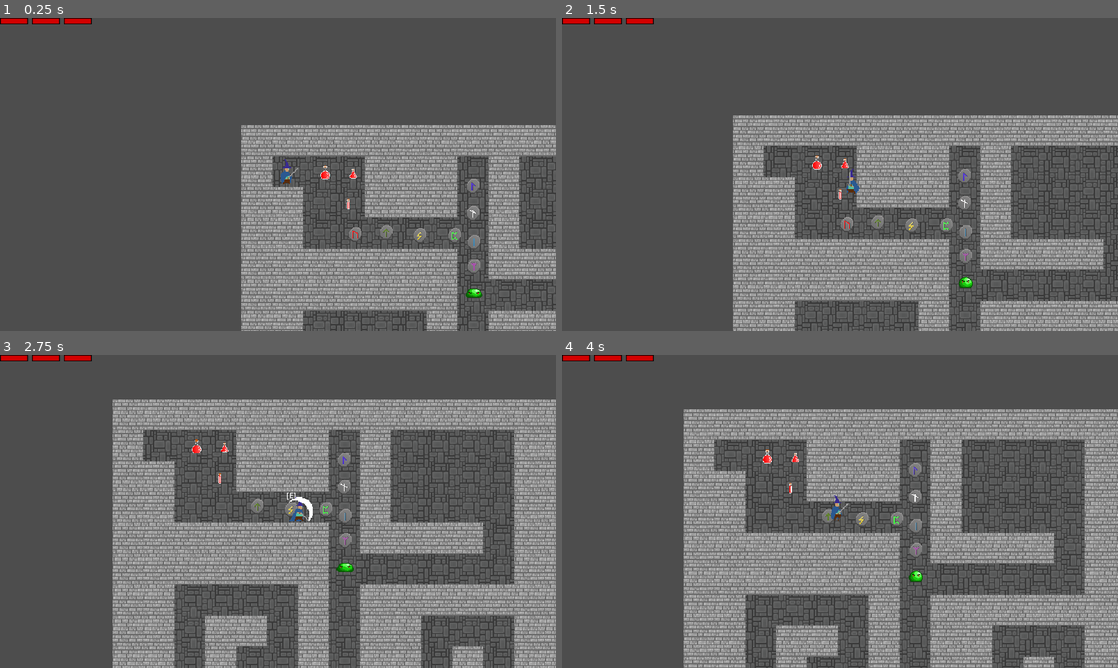
Above: before the commit, frames 1-4 (two rows, left to right).
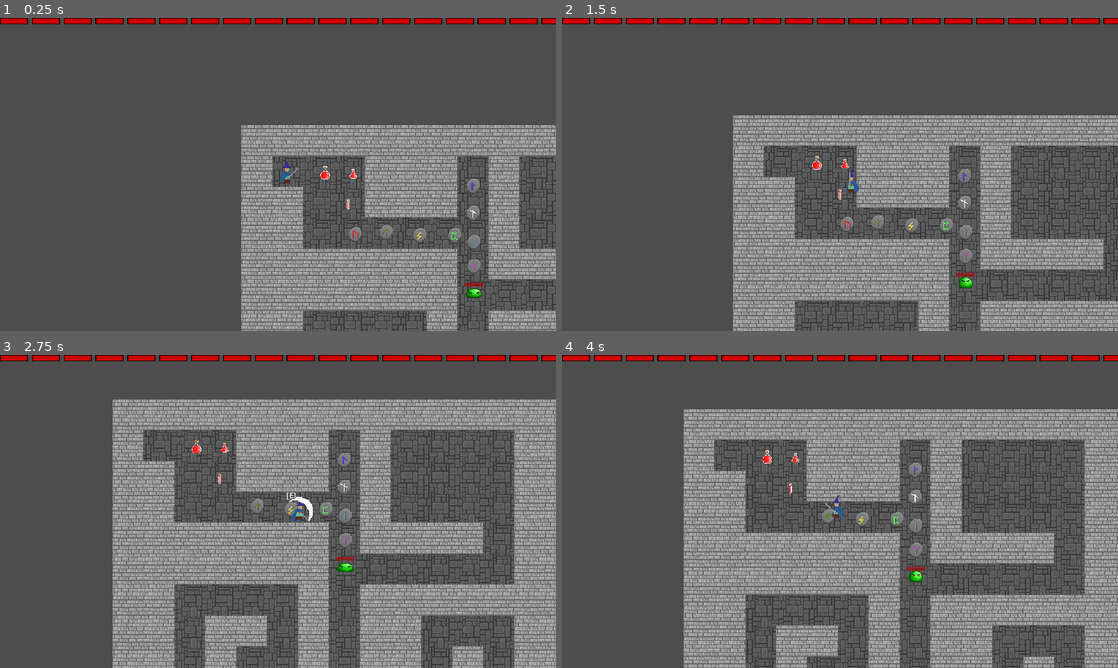
Above: after the commit, the same moments.

Repository: JCudak/ConquerDarkness
Game: Godot game, scene res://assets/scenes/main.tscn
Same seed, same stepped clock (60 frames per second), same inputs: the game is played once before the commit and once after it.
Inputs (mouse positions are in pixels of both pictures, inside the frame that each line leads up to):
- Up to frame 1 (0.25 s): no input
- Up to frame 2 (1.5 s): tap Enter at 0.5 s; move the mouse to (962, 158) at 0.52 s; hold D (right) 0.53-1.28 s; click (962, 158) at 0.6 s; move the mouse to (728, 190) at 1.27 s; hold S (down) from 1.28 s (still down); click (728, 190) at 1.35 s
- Up to frame 3 (2.75 s): move the mouse to (333, 442) at 2.02 s; release S (down) at 2.03 s; hold D (right) from 2.03 s (still down); hold E (pickup_item) from 2.03 s (still down); click (333, 442) at 2.3 s
- Up to frame 4 (4 s): move the mouse to (812, 574) at 2.77 s; release D (right) at 2.78 s; release E (pickup_item) at 2.78 s; hold W (up) 2.78-3.53 s; right-click (812, 574) at 2.85 s; click (812, 574) at 3.05 s; move the mouse to (1006, 558) at 3.52 s; hold A (left) from 3.53 s (still down); click (1006, 558) at 3.6 s

The runs differ from the first frame. In frame 1, 1.5% of the frame differs, in the area x 17-100%, y 0-86%; in frame 2, 1.5%; in frame 3, 1.5%; in frame 4, 1.6%, in the area x 17-100%, y 0-69%.

Commit message:
[17] Slime properly recieving damage
HealthBar is not updating properly on screen (code working)

Diff:
--- a/assets/scenes/enemies/slime.tscn
+++ b/assets/scenes/enemies/slime.tscn
@@ -14,7 +14,7 @@
 radius = 33.7731
 
 [sub_resource type="CapsuleShape2D" id="CapsuleShape2D_wl7y5"]
-radius = 6.25
+radius = 7.5
 height = 22.5
 
 [sub_resource type="Animation" id="Animation_n20ch"]
@@ -34,7 +34,7 @@
 tracks/1/type = "value"
 tracks/1/imported = false
 tracks/1/enabled = true
-tracks/1/path = NodePath("hitBox/CollisionShape2D:position")
+tracks/1/path = NodePath("hitBox/hitBoxCollisionShape2D:position")
 tracks/1/interp = 1
 tracks/1/loop_wrap = true
 tracks/1/keys = {
@@ -46,7 +46,7 @@
 tracks/2/type = "value"
 tracks/2/imported = false
 tracks/2/enabled = true
-tracks/2/path = NodePath("hitBox/CollisionShape2D:scale")
+tracks/2/path = NodePath("hitBox/hitBoxCollisionShape2D:scale")
 tracks/2/interp = 1
 tracks/2/loop_wrap = true
 tracks/2/keys = {
@@ -58,7 +58,7 @@
 tracks/3/type = "value"
 tracks/3/imported = false
 tracks/3/enabled = true
-tracks/3/path = NodePath("hitBox/CollisionShape2D:rotation")
+tracks/3/path = NodePath("hitBox/hitBoxCollisionShape2D:rotation")
 tracks/3/interp = 1
 tracks/3/loop_wrap = true
 tracks/3/keys = {
@@ -110,6 +110,42 @@
 tracks/7/interp = 1
 tracks/7/loop_wrap = true
 tracks/7/keys = {
+"times": PackedFloat32Array(0),
+"transitions": PackedFloat32Array(1),
+"update": 0,
+"values": [Vector2(1, 1)]
+}
+tracks/8/type = "value"
+tracks/8/imported = false
+tracks/8/enabled = true
+tracks/8/path = NodePath("hurtBox/hurtBoxCollisionShape2D:position")
+tracks/8/interp = 1
+tracks/8/loop_wrap = true
+tracks/8/keys = {
+"times": PackedFloat32Array(0),
+"transitions": PackedFloat32Array(1),
+"update": 0,
+"values": [Vector2(2.4869e-14, -6.25)]
+}
+tracks/9/type = "value"
+tracks/9/imported = false
+tracks/9/enabled = true
+tracks/9/path = NodePath("hurtBox/hurtBoxCollisionShape2D:rotation")
+tracks/9/interp = 1
+tracks/9/loop_wrap = true
+tracks/9/keys = {
+"times": PackedFloat32Array(0),
+"transitions": PackedFloat32Array(1),
+"update": 0,
+"values": [1.5708]
+}
+tracks/10/type = "value"
+tracks/10/imported = false
+tracks/10/enabled = true
+tracks/10/path = NodePath("hurtBox/hurtBoxCollisionShape2D:scale")
+tracks/10/interp = 1
+tracks/10/loop_wrap = true
+tracks/10/keys = {
 "times": PackedFloat32Array(0),
 "transitions": PackedFloat32Array(1),
 "update": 0,
@@ -135,7 +171,7 @@
 tracks/1/type = "value"
 tracks/1/imported = false
 tracks/1/enabled = true
-tracks/1/path = NodePath("hitBox/CollisionShape2D:position")
+tracks/1/path = NodePath("hitBox/hitBoxCollisionShape2D:position")
 tracks/1/interp = 1
 tracks/1/loop_wrap = true
 tracks/1/keys = {
@@ -147,7 +183,7 @@
 tracks/2/type = "value"
 tracks/2/imported = false
 tracks/2/enabled = true
-tracks/2/path = NodePath("hitBox/CollisionShape2D:scale")
+tracks/2/path = NodePath("hitBox/hitBoxCollisionShape2D:scale")
 tracks/2/interp = 1
 tracks/2/loop_wrap = true
 tracks/2/keys = {
@@ -179,6 +215,42 @@
 "transitions": PackedFloat32Array(1, 1, 1, 1),
 "update": 1,
 "values": [Vector2(2.38419e-07, -6.25), Vector2(-1.25, -5), Vector2(-1.25, -5), Vector2(-1.25, -5)]
+}
+tracks/5/type = "value"
+tracks/5/imported = false
+tracks/5/enabled = true
+tracks/5/path = NodePath("hurtBox/hurtBoxCollisionShape2D:position")
+tracks/5/interp = 1
+tracks/5/loop_wrap = true
+tracks/5/keys = {
+"times": PackedFloat32Array(0, 0.2, 0.4, 0.6, 0.8),
+"transitions": PackedFloat32Array(1, 1, 1, 1, 1),
+"update": 1,
+"values": [Vector2(2.4869e-14, -6.25), Vector2(-1.25, -6.25), Vector2(-1.25, -5), Vector2(-1.25, -5), Vector2(-1.25, -5)]
+}
+tracks/6/type = "value"
+tracks/6/imported = false
+tracks/6/enabled = true
+tracks/6/path = NodePath("hurtBox/hurtBoxCollisionShape2D:rotation")
+tracks/6/interp = 1
+tracks/6/loop_wrap = true
+tracks/6/keys = {
+"times": PackedFloat32Array(0, 0.2, 0.4, 0.6, 0.8),
+"transitions": PackedFloat32Array(1, 1, 1, 1, 1),
+"update": 1,
+"values": [1.5708, 1.5708, 1.5708, 1.5708, 1.5708]
+}
+tracks/7/type = "value"
+tracks/7/imported = false
+tracks/7/enabled = true
+tracks/7/path = NodePath("hurtBox/hurtBoxCollisionShape2D:scale")
+tracks/7/interp = 1
+tracks/7/loop_wrap = true
+tracks/7/keys = {
+"times": PackedFloat32Array(0, 0.2, 0.4, 0.6, 0.8),
+"transitions": PackedFloat32Array(1, 1, 1, 1, 1),
+"update": 1,
+"values": [Vector2(1, 1), Vector2(0.9, 1.3), Vector2(0.8, 1.5), Vector2(0.8, 1.5), Vector2(0.8, 1.5)]
 }
 
 [sub_resource type="Animation" id="Animation_3xsty"]
@@ -201,7 +273,7 @@
 tracks/1/type = "value"
 tracks/1/imported = false
 tracks/1/enabled = true
-tracks/1/path = NodePath("hitBox/CollisionShape2D:position")
+tracks/1/path = NodePath("hitBox/hitBoxCollisionShape2D:position")
 tracks/1/interp = 1
 tracks/1/loop_wrap = true
 tracks/1/keys = {
@@ -213,7 +285,7 @@
 tracks/2/type = "value"
 tracks/2/imported = false
 tracks/2/enabled = true
-tracks/2/path = NodePath("hitBox/CollisionShape2D:scale")
+tracks/2/path = NodePath("hitBox/hitBoxCollisionShape2D:scale")
 tracks/2/interp = 1
 tracks/2/loop_wrap = true
 tracks/2/keys = {
@@ -245,6 +317,42 @@
 "transitions": PackedFloat32Array(1, 1, 1, 1),
 "update": 1,
 "values": [Vector2(1, 1.3), Vector2(1, 1.3), Vector2(1.2, 1), Vector2(1.3, 1)]
+}
+tracks/5/type = "value"
+tracks/5/imported = false
+tracks/5/enabled = true
+tracks/5/path = NodePath("hurtBox/hurtBoxCollisionShape2D:scale")
+tracks/5/interp = 1
+tracks/5/loop_wrap = true
+tracks/5/keys = {
+"times": PackedFloat32Array(0, 0.2, 0.4, 0.6),
+"transitions": PackedFloat32Array(1, 1, 1, 1),
+"update": 1,
+"values": [Vector2(0.9, 1.5), Vector2(0.9, 1.5), Vector2(0.9, 1.2), Vector2(0.9, 1.1)]
+}
+tracks/6/type = "value"
+tracks/6/imported = false
+tracks/6/enabled = true
+tracks/6/path = NodePath("hurtBox/hurtBoxCollisionShape2D:rotation")
+tracks/6/interp = 1
+tracks/6/loop_wrap = true
+tracks/6/keys = {
+"times": PackedFloat32Array(0, 0.2, 0.4, 0.6),
+"transitions": PackedFloat32Array(1, 1, 1, 1),
+"update": 1,
+"values": [1.5708, 1.5708, 1.5708, 1.5708]
+}
+tracks/7/type = "value"
+tracks/7/imported = false
+tracks/7/enabled = true
+tracks/7/path = NodePath("hurtBox/hurtBoxCollisionShape2D:position")
+tracks/7/interp = 1
+tracks/7/loop_wrap = true
+tracks/7/keys = {
+"times": PackedFloat32Array(0, 0.2, 0.4, 0.6),
+"transitions": PackedFloat32Array(1, 1, 1, 1),
+"update": 1,
+"values": [Vector2(2.4869e-14, -6.25), Vector2(2.4869e-14, -6.25), Vector2(1.25, -6.25), Vector2(0.625, -6.25)]
 }
 
 [sub_resource type="Animation" id="Animation_hwd66"]
@@ -267,7 +375,7 @@
 tracks/1/type = "value"
 tracks/1/imported = false
 tracks/1/enabled = true
-tracks/1/path = NodePath("hitBox/CollisionShape2D:position")
+tracks/1/path = NodePath("hitBox/hitBoxCollisionShape2D:position")
 tracks/1/interp = 1
 tracks/1/loop_wrap = true
 tracks/1/keys = {
@@ -279,7 +387,7 @@
 tracks/2/type = "value"
 tracks/2/imported = false
 tracks/2/enabled = true
-tracks/2/path = NodePath("hitBox/CollisionShape2D:scale")
+tracks/2/path = NodePath("hitBox/hitBoxCollisionShape2D:scale")
 tracks/2/interp = 1
 tracks/2/loop_wrap = true
 tracks/2/keys = {
@@ -311,6 +419,42 @@
 "transitions": PackedFloat32Array(1, 1, 1, 1),
 "update": 1,
 "values": [Vector2(1, 1), Vector2(0.9, 1), Vector2(1, 1), Vector2(1.2, 0.9)]
+}
+tracks/5/type = "value"
+tracks/5/imported = false
+tracks/5/enabled = true
+tracks/5/path = NodePath("hurtBox/hurtBoxCollisionShape2D:position")
+tracks/5/interp = 1
+tracks/5/loop_wrap = true
+tracks/5/keys = {
+"times": PackedFloat32Array(0, 0.2, 0.4, 0.6),
+"transitions": PackedFloat32Array(1, 1, 1, 1),
+"update": 1,
+"values": [Vector2(2.4869e-14, -6.25), Vector2(2.4869e-14, -6.25), Vector2(2.4869e-14, -6.25), Vector2(-1.06581e-14, -7.5)]
+}
+tracks/6/type = "value"
+tracks/6/imported = false
+tracks/6/enabled = true
+tracks/6/path = NodePath("hurtBox/hurtBoxCollisionShape2D:rotation")
+tracks/6/interp = 1
+tracks/6/loop_wrap = true
+tracks/6/keys = {
+"times": PackedFloat32Array(0, 0.2, 0.4, 0.6),
+"transitions": PackedFloat32Array(1, 1, 1, 1),
+"update": 1,
+"values": [1.5708, 1.5708, 1.5708, 1.5708]
+}
+tracks/7/type = "value"
+tracks/7/imported = false
+tracks/7/enabled = true
+tracks/7/path = NodePath("hurtBox/hurtBoxCollisionShape2D:scale")
+tracks/7/interp = 1
+tracks/7/loop_wrap = true
+tracks/7/keys = {
+"times": PackedFloat32Array(0, 0.2, 0.4, 0.6),
+"transitions": PackedFloat32Array(1, 1, 1, 1),
+"update": 1,
+"values": [Vector2(1, 1), Vector2(1, 1), Vector2(1, 1), Vector2(1.1, 0.9)]
 }
 
 [sub_resource type="Animation" id="Animation_g2edu"]
@@ -333,7 +477,7 @@
 tracks/1/type = "value"
 tracks/1/imported = false
 tracks/1/enabled = true
-tracks/1/path = NodePath("hitBox/CollisionShape2D:scale")
+tracks/1/path = NodePath("hitBox/hitBoxCollisionShape2D:scale")
 tracks/1/interp = 1
 tracks/1/loop_wrap = true
 tracks/1/keys = {
@@ -345,7 +489,7 @@
 tracks/2/type = "value"
 tracks/2/imported = false
 tracks/2/enabled = true
-tracks/2/path = NodePath("hitBox/CollisionShape2D:position")
+tracks/2/path = NodePath("hitBox/hitBoxCollisionShape2D:position")
 tracks/2/interp = 1
 tracks/2/loop_wrap = true
 tracks/2/keys = {
@@ -357,7 +501,7 @@
 tracks/3/type = "value"
 tracks/3/imported = false
 tracks/3/enabled = true
-tracks/3/path = NodePath("hitBox/CollisionShape2D:rotation")
+tracks/3/path = NodePath("hitBox/hitBoxCollisionShape2D:rotation")
 tracks/3/interp = 1
 tracks/3/loop_wrap = true
 tracks/3/keys = {
@@ -414,6 +558,42 @@
 "update": 1,
 "values": [1.5708, 1.5708, 1.5708, 1.5708, 1.5708, 1.5708, 1.5708, 1.5708, 1.5708]
 }
+tracks/8/type = "value"
+tracks/8/imported = false
+tracks/8/enabled = true
+tracks/8/path = NodePath("hurtBox/hurtBoxCollisionShape2D:position")
+tracks/8/interp = 1
+tracks/8/loop_wrap = true
+tracks/8/keys = {
+"times": PackedFloat32Array(0, 0.2, 0.4, 0.6, 0.8, 1, 1.2, 1.4, 1.6),
+"transitions": PackedFloat32Array(1, 1, 1, 1, 1, 1, 1, 1, 1),
+"update": 1,
+"values": [Vector2(-1.25, -6.25), Vector2(0, -12.5), Vector2(-1.06581e-14, -16.25), Vector2(3.55271e-15, -18.75), Vector2(3.55271e-15, -18.75), Vector2(7.9714e-14, -16.25), Vector2(-7.79377e-14, -12.5), Vector2(1.25, -6.25), Vector2(0, -5)]
+}
+tracks/9/type = "value"
+tracks/9/imported = false
+tracks/9/enabled = true
+tracks/9/path = NodePath("hurtBox/hurtBoxCollisionShape2D:rotation")
+tracks/9/interp = 1
+tracks/9/loop_wrap = true
+tracks/9/keys = {
+"times": PackedFloat32Array(0, 0.2, 0.4, 0.6, 0.8, 1, 1.2, 1.4, 1.6),
+"transitions": PackedFloat32Array(1, 1, 1, 1, 1, 1, 1, 1, 1),
+"update": 1,
+"values": [1.5708, 1.5708, 1.5708, 1.5708, 1.5708, 1.5708, 1.5708, 1.5708, 1.5708]
+}
+tracks/10/type = "value"
+tracks/10/imported = false
+tracks/10/enabled = true
+tracks/10/path = NodePath("hurtBox/hurtBoxCollisionShape2D:scale")
+tracks/10/interp = 1
+tracks/10/loop_wrap = true
+tracks/10/keys = {
+"times": PackedFloat32Array(0, 0.2, 0.4, 0.6, 0.8, 1, 1.2, 1.4, 1.6),
+"transitions": PackedFloat32Array(1, 1, 1, 1, 1, 1, 1, 1, 1),
+"update": 1,
+"values": [Vector2(1, 1.1), Vector2(1.5, 0.7), Vector2(1.5, 0.7), Vector2(1.2, 0.8), Vector2(1.2, 0.8), Vector2(1.2, 0.8), Vector2(1.5, 0.8), Vector2(1.2, 1.1), Vector2(0.8, 1.5)]
+}
 
 [sub_resource type="AnimationLibrary" id="AnimationLibrary_xdyk4"]
 _data = {
@@ -442,6 +622,7 @@
 frame = 1
 
 [node name="CollisionShape2D" type="CollisionShape2D" parent="."]
+visible = false
 position = Vector2(0, -6.25)
 rotation = 1.5708
 shape = SubResource("CapsuleShape2D_3x0fo")
@@ -466,18 +647,39 @@
 debug_color = Color(0.949357, 0.164145, 0.39779, 0.42)
 
 [node name="hitBox" type="Area2D" parent="."]
-
-[node name="CollisionShape2D" type="CollisionShape2D" parent="hitBox"]
+visible = false
+
+[node name="hitBoxCollisionShape2D" type="CollisionShape2D" parent="hitBox"]
 position = Vector2(-1.69407e-21, -6.25)
 rotation = 1.5708
 shape = SubResource("CapsuleShape2D_wl7y5")
 
+[node name="hurtBox" type="Area2D" parent="."]
+
+[node name="hurtBoxCollisionShape2D" type="CollisionShape2D" parent="hurtBox"]
+position = Vector2(2.4869e-14, -6.25)
+rotation = 1.5708
+shape = SubResource("CapsuleShape2D_wl7y5")
+
 [node name="AnimationPlayer" type="AnimationPlayer" parent="."]
 libraries = {
 "": SubResource("AnimationLibrary_xdyk4")
 }
+
+[node name="HealthBar" type="ProgressBar" parent="."]
+modulate = Color(1, 0, 0, 1)
+offset_left = 12.5
+offset_top = -20.0
+offset_right = 17.5
+offset_bottom = 5.0
+rotation = 1.5708
+max_value = 3.0
+value = 3.0
+fill_mode = 1
+show_percentage = false
 
 [connection signal="body_entered" from="DetectionArea" to="." method="_on_detection_area_body_entered"]
 [connection signal="body_exited" from="DetectionArea" to="." method="_on_detection_area_body_exited"]
 [connection signal="body_entered" from="AttackArea" to="." method="_on_attack_area_body_entered"]
 [connection signal="body_exited" from="AttackArea" to="." method="_on_attack_area_body_exited"]
+[connection signal="area_entered" from="hurtBox" to="." method="_on_hurt_box_area_entered"]
--- a/assets/scenes/player/player.tscn
+++ b/assets/scenes/player/player.tscn
@@ -132,7 +132,7 @@
 tracks/6/type = "value"
 tracks/6/imported = false
 tracks/6/enabled = true
-tracks/6/path = NodePath("Sprites/Sword/Area2D/SwordDamageArea:position")
+tracks/6/path = NodePath("Sprites/Sword/SwordDamageArea/SwordDamageCollisionShape2D:position")
 tracks/6/interp = 1
 tracks/6/loop_wrap = true
 tracks/6/keys = {
@@ -144,7 +144,7 @@
 tracks/7/type = "value"
 tracks/7/imported = false
 tracks/7/enabled = true
-tracks/7/path = NodePath("Sprites/Sword/Area2D/SwordDamageArea:rotation")
+tracks/7/path = NodePath("Sprites/Sword/SwordDamageArea/SwordDamageCollisionShape2D:rotation")
 tracks/7/interp = 1
 tracks/7/loop_wrap = true
 tracks/7/keys = {
@@ -156,7 +156,7 @@
 tracks/8/type = "value"
 tracks/8/imported = false
 tracks/8/enabled = true
-tracks/8/path = NodePath("Sprites/Sword/Area2D/SwordDamageArea:scale")
+tracks/8/path = NodePath("Sprites/Sword/SwordDamageArea/SwordDamageCollisionShape2D:scale")
 tracks/8/interp = 1
 tracks/8/loop_wrap = true
 tracks/8/keys = {
@@ -197,7 +197,7 @@
 tracks/2/type = "value"
 tracks/2/imported = false
 tracks/2/enabled = true
-tracks/2/path = NodePath("Sprites/Sword/Area2D/SwordDamageArea:position")
+tracks/2/path = NodePath("Sprites/Sword/SwordDamageArea/SwordDamageCollisionShape2D:position")
 tracks/2/interp = 1
 tracks/2/loop_wrap = true
 tracks/2/keys = {
@@ -209,7 +209,7 @@
 tracks/3/type = "value"
 tracks/3/imported = false
 tracks/3/enabled = true
-tracks/3/path = NodePath("Sprites/Sword/Area2D/SwordDamageArea:rotation")
+tracks/3/path = NodePath("Sprites/Sword/SwordDamageArea/SwordDamageCollisionShape2D:rotation")
 tracks/3/interp = 1
 tracks/3/loop_wrap = true
 tracks/3/keys = {
@@ -221,7 +221,7 @@
 tracks/4/type = "value"
 tracks/4/imported = false
 tracks/4/enabled = true
-tracks/4/path = NodePath("Sprites/Sword/Area2D/SwordDamageArea:scale")
+tracks/4/path = NodePath("Sprites/Sword/SwordDamageArea/SwordDamageCollisionShape2D:scale")
 tracks/4/interp = 1
 tracks/4/loop_wrap = true
 tracks/4/keys = {
@@ -262,7 +262,7 @@
 tracks/2/type = "value"
 tracks/2/imported = false
 tracks/2/enabled = true
-tracks/2/path = NodePath("Sprites/Sword/Area2D/SwordDamageArea:position")
+tracks/2/path = NodePath("Sprites/Sword/SwordDamageArea/SwordDamageCollisionShape2D:position")
 tracks/2/interp = 1
 tracks/2/loop_wrap = true
 tracks/2/keys = {
@@ -274,7 +274,7 @@
 tracks/3/type = "value"
 tracks/3/imported = false
 tracks/3/enabled = true
-tracks/3/path = NodePath("Sprites/Sword/Area2D/SwordDamageArea:rotation")
+tracks/3/path = NodePath("Sprites/Sword/SwordDamageArea/SwordDamageCollisionShape2D:rotation")
 tracks/3/interp = 1
 tracks/3/loop_wrap = true
 tracks/3/keys = {
@@ -286,7 +286,7 @@
 tracks/4/type = "value"
 tracks/4/imported = false
 tracks/4/enabled = true
-tracks/4/path = NodePath("Sprites/Sword/Area2D/SwordDamageArea:scale")
+tracks/4/path = NodePath("Sprites/Sword/SwordDamageArea/SwordDamageCollisionShape2D:scale")
 tracks/4/interp = 1
 tracks/4/loop_wrap = true
 tracks/4/keys = {
@@ -624,6 +624,7 @@
 platform_floor_layers = 4294967293
 script = ExtResource("1_uv8wg")
 inventory = ExtResource("2_nqow7")
+maxHealth = 100
 
 [node name="Sprites" type="Node2D" parent="."]
 
@@ -645,9 +646,9 @@
 hframes = 10
 vframes = 6
 
-[node name="Area2D" type="Area2D" parent="Sprites/Sword"]
-
-[node name="SwordDamageArea" type="CollisionShape2D" parent="Sprites/Sword/Area2D"]
+[node name="SwordDamageArea" type="Area2D" parent="Sprites/Sword"]
+
+[node name="SwordDamageCollisionShape2D" type="CollisionShape2D" parent="Sprites/Sword/SwordDamageArea"]
 position = Vector2(8.13113, 1.86886)
 rotation = -0.785398
 shape = SubResource("RectangleShape2D_fqhds")
--- a/scripts/player.gd
+++ b/scripts/player.gd
@@ -51,8 +51,12 @@
 	else:
 		velocity.y = move_toward(velocity.y, 0, SPEED_REDUCTION)
 
-	sprite_2d.flip_h = velocity.x < 0
-	sword.flip_h = velocity.x < 0
+	if velocity.x < 0:
+		sprites.scale.x = -abs(sprites.scale.x)
+	elif velocity.x > 0:
+		sprites.scale.x = abs(sprites.scale.x)
+	else:
+		pass
 
 	if is_attacking:
 		return
@@ -81,7 +85,7 @@
 		get_tree().change_scene_to_file("res://assets/scenes/game_over.tscn")
 
 func _on_hurt_box_area_entered(area):
-	if area.name == "hitBox":
+	if area.name == "hitBox": # Add more names when new enemies
 		is_hurt = true
 
 		currentHealth -= 1
@@ -94,7 +98,7 @@
 		await hurtTimer.timeout
 		effects.play("RESET")
 
-		is_hurt = true
+		is_hurt = false
 		healthChanged.emit(currentHealth)
 
 func attack_animation():
@@ -108,19 +112,15 @@
 
 
 		if attackDirection[0] > 0 and -attackDirection[1] > 0:
-			print_debug("attackRUp")
 			sprites.scale.x = abs(sprites.scale.x)
 			animation.play("attackUp")
 		elif attackDirection[0] < 0 and -attackDirection[1] > 0:
-			print_debug("attackLUp")
 			sprites.scale.x = -abs(sprites.scale.x)
 			animation.play("attackUp")
 		elif attackDirection[0] < 0 and -attackDirection[1] < 0:
-			print_debug("attackLDown")
 			sprites.scale.x = -abs(sprites.scale.x)
 			animation.play("attackDown")
 		else:
-			print_debug("attackRDown")
 			sprites.scale.x = abs(sprites.scale.x)
 			animation.play("attackDown")
 
--- a/scripts/slime.gd
+++ b/scripts/slime.gd
@@ -4,11 +4,16 @@
 const SPEED_REDUCTION = 3
 enum State {IDLE, PURSUING, PREPARING_ATTACK, ATTACKING}
 
+signal healthChanged
+
 @export var speed = 50
 @export var burst_speed = 250
 @export var dash_speed = 150
 @onready var collision_shape_2d = $CollisionShape2D
 @onready var animation = $AnimationPlayer
+
+@onready var health: int = 3
+@onready var healthBar = $HealthBar
 
 var player: Player = null
 var attack_direction = null
@@ -20,12 +25,19 @@
 var prepare_duration = 0.4
 var cooldown = 2.5
 var timer = 0.0
+var is_dead = false
+var is_hurt = false
 
 func _physics_process(delta):
+	die()
 	set_line_of_sight()
 	updateAnimation(delta)
+	updateHealth()
 
 func updateAnimation(delta):
+	if is_dead:
+		return
+
 	if on_cooldown:
 		animation.play('default')
 		timer -= delta
@@ -102,3 +114,37 @@
 			has_line_of_sight = true
 		else:
 			has_line_of_sight = false
+
+func die():
+	if health <= 0 and not is_dead:
+		is_dead = true
+
+		velocity.x = 0
+		velocity.y = 0
+
+		#effects.play("RESET")
+		#animation.play("death")
+
+		#await get_tree().create_timer(1).timeout
+
+		queue_free()
+
+func _on_hurt_box_area_entered(area):
+	if area.name == "SwordDamageArea": # Add more names when more weapons for player
+		is_hurt = true
+		health -= 1
+		#effects.play("hurtBlink")
+
+		#animation.play("damaged")
+
+		#await get_tree().create_timer(0.6).timeout
+		#effects.play("RESET")
+
+		is_hurt = false
+		healthChanged.emit(health)
+
+func updateHealth():
+	healthBar.max_value = 3
+	healthBar.value = health
+
+	print_debug(healthBar.value)
